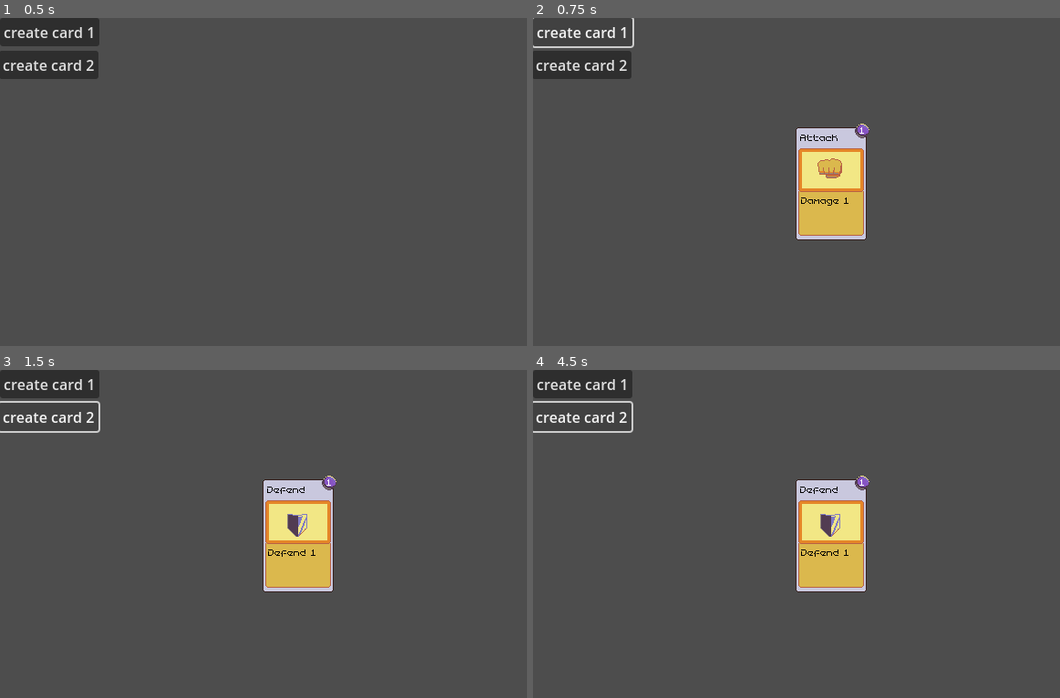
Above: before the commit, frames 1-4 (two rows, left to right).
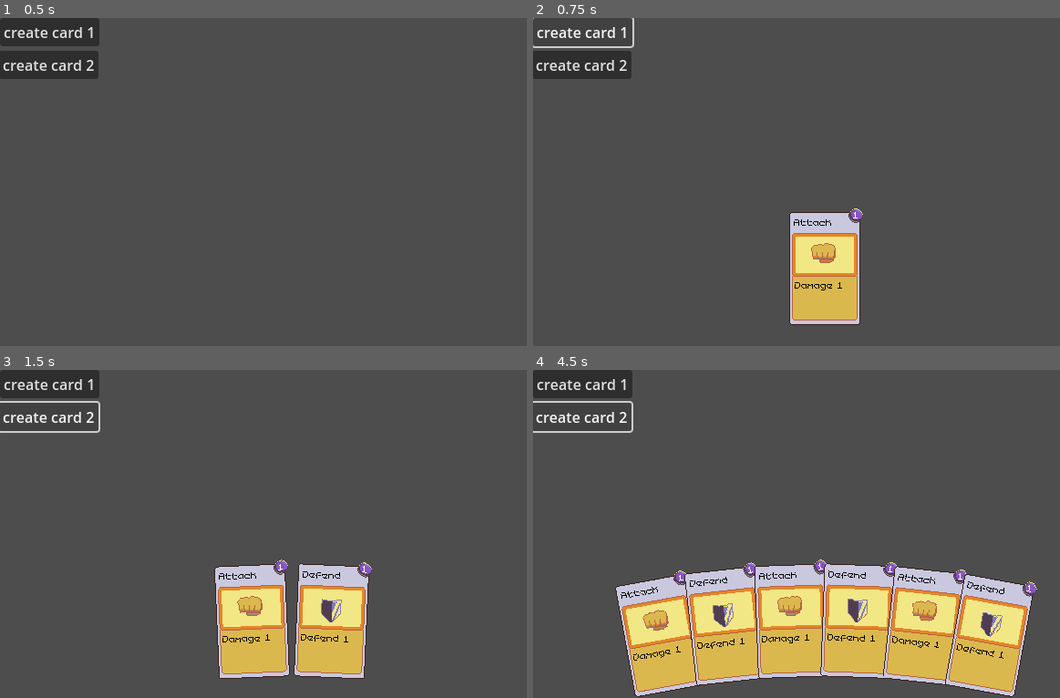
Above: after the commit, the same moments.

Repository: Webbly25/Card-Tutorial
Game: Godot game, scene res://scenes/main.tscn
Same seed, same stepped clock (60 frames per second), same inputs: the game is played once before the commit and once after it.
Inputs:
- Up to frame 1 (0.5 s): no input
- Up to frame 2 (0.75 s): click "create card 1" at 0.5 s
- Up to frame 3 (1.5 s): click "create card 2" at 1.25 s
- Up to frame 4 (4.5 s): click "create card 1" at 2 s; click "create card 2" at 2.75 s; click "create card 1" at 3.5 s; click "create card 2" at 4.25 s

Frame 1 is identical in both runs. In frame 2, 8.2% of the frame differs, in the area x 48-64%, y 32-94%; in frame 3, 13%; in frame 4, 29%, in the area x 15-96%, y 32-100%.

Commit message:
add cards to hand

Diff:
--- a/scenes/cards/attack_card.tscn
+++ b/scenes/cards/attack_card.tscn
@@ -5,11 +5,10 @@
 
 [node name="AttackCard" type="Node2D"]
 
-[node name="Card" parent="." node_paths=PackedStringArray("card_image") instance=ExtResource("1_btfuy")]
+[node name="Card" parent="." instance=ExtResource("1_btfuy")]
 card_name = "Attack"
 card_mana_cost = 1
 card_description = "Damage 1"
-card_image = NodePath("../CardImage")
 
 [node name="CardImage" type="Sprite2D" parent="."]
 position = Vector2(0, -15)
--- a/scenes/cards/defend_card.tscn
+++ b/scenes/cards/defend_card.tscn
@@ -5,11 +5,10 @@
 
 [node name="DefendCard" type="Node2D"]
 
-[node name="Card" parent="." node_paths=PackedStringArray("card_image") instance=ExtResource("1_b6e2y")]
+[node name="Card" parent="." instance=ExtResource("1_b6e2y")]
 card_name = "Defend"
 card_mana_cost = 1
 card_description = "Defend 1"
-card_image = NodePath("../CardImage")
 
 [node name="CardImage" type="Sprite2D" parent="."]
 position = Vector2(0, -15)
--- a/scenes/hand.tscn
+++ b/scenes/hand.tscn
@@ -8,9 +8,12 @@
 
 [node name="Hand" type="Node2D"]
 script = ExtResource("1_0nqxu")
+angle_limit = null
+maxmimum_spread_angle = null
 
 [node name="DebugShape" type="CollisionShape2D" parent="."]
 shape = SubResource("CircleShape2D_ggd8e")
 
 [node name="TestCard" parent="." instance=ExtResource("2_deee0")]
+visible = false
 position = Vector2(6.12303e-14, -1000)
--- a/scenes/main.tscn
+++ b/scenes/main.tscn
@@ -1,14 +1,17 @@
-[gd_scene load_steps=2 format=3 uid="uid://cd717o3b26mih"]
+[gd_scene load_steps=3 format=3 uid="uid://cd717o3b26mih"]
 
 [ext_resource type="Script" path="res://scripts/main.gd" id="1_f36ci"]
+[ext_resource type="PackedScene" uid="uid://uepfpfylrir" path="res://scenes/hand.tscn" id="2_nexqy"]
 
 [node name="Main" type="Node2D"]
 script = ExtResource("1_f36ci")
 
 [node name="CanvasLayer" type="CanvasLayer" parent="."]
 
-[node name="SpawnPoint" type="Node2D" parent="CanvasLayer"]
-position = Vector2(327, 182)
+[node name="Hand" parent="CanvasLayer" instance=ExtResource("2_nexqy")]
+position = Vector2(320, 1275)
+angle_limit = 25.0
+maxmimum_spread_angle = 5.0
 
 [node name="Button" type="Button" parent="."]
 offset_right = 8.0
--- a/scripts/hand.gd
+++ b/scripts/hand.gd
@@ -1,17 +1,17 @@
 @tool
 
+class_name Hand
 extends Node2D
 
 @export var hand_radius: int = 1000
-@export var card_angle: float = 0
+# @export var card_angle: float = 0
+@export var angle_limit: float = 20
+@export var maxmimum_spread_angle: float = 5
 
 @onready var test_card = $TestCard
 @onready var collision_shape: CollisionShape2D = $DebugShape
 
-func get_card_position(angle: float) -> Vector2:
-	var x: float = hand_radius * cos(deg_to_rad(angle - 90))
-	var y: float = hand_radius * sin(deg_to_rad(angle - 90))
-	return Vector2(x, y)
+var hand: Array = []
 
 # Called when the node enters the scene tree for the first time.
 func _ready() -> void:
@@ -24,5 +24,24 @@
 	if (collision_shape.shape as CircleShape2D).radius != hand_radius:
 		(collision_shape.shape as CircleShape2D).radius = hand_radius
 
-	test_card.position = get_card_position(card_angle)
-	test_card.rotation_degrees = card_angle
+func add_card(card: Node2D) -> void:
+	hand.push_back(card)
+	add_child(card)
+	reposition_cards()
+
+func reposition_cards() -> void:
+	var card_spread = min(angle_limit / hand.size(), maxmimum_spread_angle)
+	var current_angle = -(card_spread * (hand.size() - 1)) / 2 - 90
+
+	for card in hand:
+		_update_card_transform(card, current_angle)
+		current_angle += card_spread
+
+func _update_card_transform(card: Node2D, angle_deg: float) -> void:
+	card.position = get_card_position(angle_deg)
+	card.rotation_degrees = angle_deg + 90
+
+func get_card_position(angle_deg: float) -> Vector2:
+	var x: float = hand_radius * cos(deg_to_rad(angle_deg))
+	var y: float = hand_radius * sin(deg_to_rad(angle_deg))
+	return Vector2(x, y)
--- a/scripts/main.gd
+++ b/scripts/main.gd
@@ -2,6 +2,8 @@
 
 @onready var AttackCardScene: PackedScene = preload ("res://scenes/cards/attack_card.tscn")
 @onready var DefendCardScene: PackedScene = preload ("res://scenes/cards/defend_card.tscn")
+
+@onready var hand: Hand = $CanvasLayer/Hand
 
 # Called when the node enters the scene tree for the first time.
 func _ready() -> void:
@@ -13,10 +15,8 @@
 
 func _on_button_pressed() -> void:
 	var attack_card = AttackCardScene.instantiate()
-	attack_card.position = $CanvasLayer/SpawnPoint.position
-	$CanvasLayer.add_child(attack_card)
+	hand.add_card(attack_card)
 
 func _on_button_2_pressed() -> void:
 	var defend_card = DefendCardScene.instantiate()
-	defend_card.position = $CanvasLayer/SpawnPoint.position
-	$CanvasLayer.add_child(defend_card)
+	hand.add_card(defend_card)
